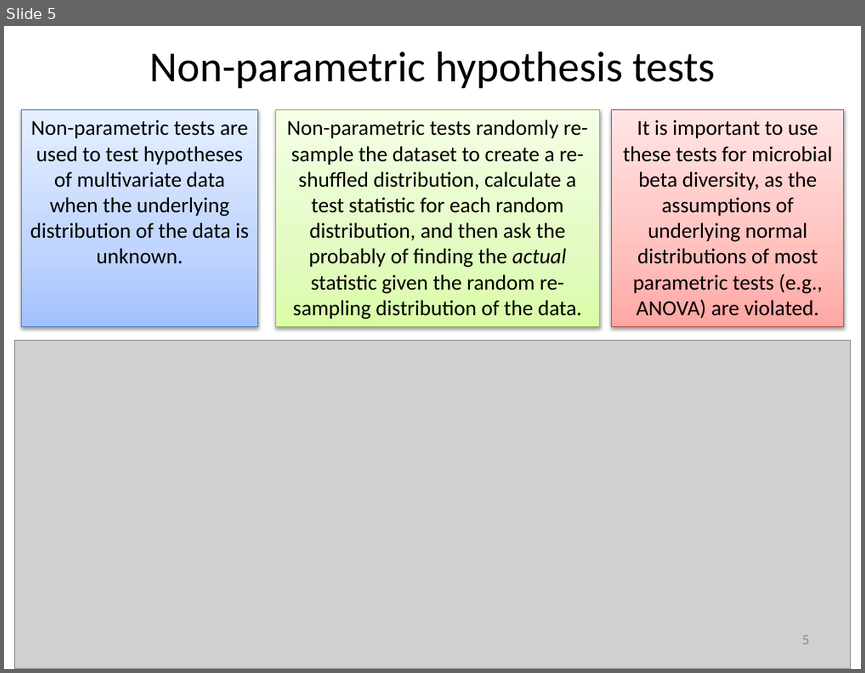
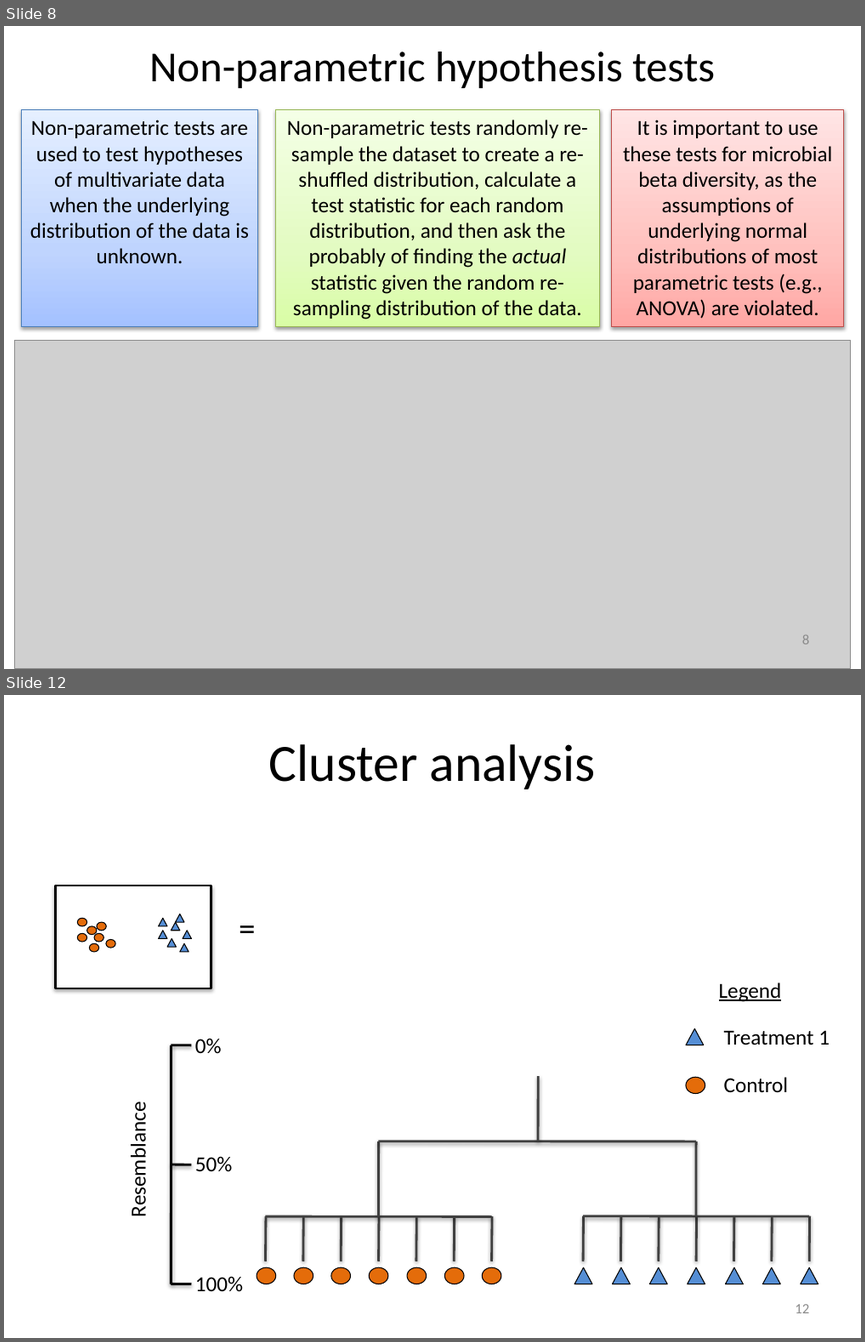
Before and after one commit to edamame-course/docs, a slide deck: extra/Presentations/2014-08-18-AM_Ashley_Lecture4.pptx. Shown one above the other, each under a label of ours: slide 5 before the commit, slides 8 and 12 after it; the slides between them are not shown. The pictures are 865x673 and 865x1342 pixels, drawn with LibreOffice and Linux fonts; fonts in the diff are those of the drawing; grey boxes stand for pictures. Boxes give left, top, right and bottom in pixels: in the first picture for what was removed or moved away, otherwise in the second. Text is boxed around its words. In the diff, an @@ line names an element or a change of style, - is before the commit and + after.

```diff
--- a/extra/Presentations/2014-08-18-AM_Ashley_Lecture4.pptx
+++ b/extra/Presentations/2014-08-18-AM_Ashley_Lecture4.pptx
@@ slide 12 added at (4,695,861,1338), background #FFFFFF @@
@@ title added at (269,744,595,789), 44 pt, text #000000 @@
+Cluster analysis
@@ text added at (230,902,264,951), 28 pt, text #000000 @@
+=
@@ group added at (55,885,211,988): 7 ellipses, 7 triangles, 1 rectangle @@
@@ group added at (686,982,829,1094): 3 texts, 1 triangle, 1 ellipse @@
+Treatment 1
+Control
+Legend
@@ text added at (195,1038,222,1053), 18 pt, text #000000 @@
+0%
@@ group added at (256,1077,818,1283): 20 lines, 7 ellipses, 7 triangles @@
@@ text added at (126,1112,152,1213), 18 pt, text #000000 @@
+Resemblance
@@ group added at (171,1044,192,1283): 4 lines @@
@@ text added at (195,1157,232,1172), 18 pt, text #000000 @@
+50%
@@ text added at (195,1276,243,1292), 18 pt, text #000000 @@
+100%
@@ page number added at (794,1304,809,1313), 12 pt, text #8C8C8C @@
+12
@@ what was slide 5 is now slide 8 @@
@@ page number at (802,635,809,644): text changed @@
-5
+8
```
Also in this commit, not shown: 2 slides changed, 8 other slides added, 1 other file.
